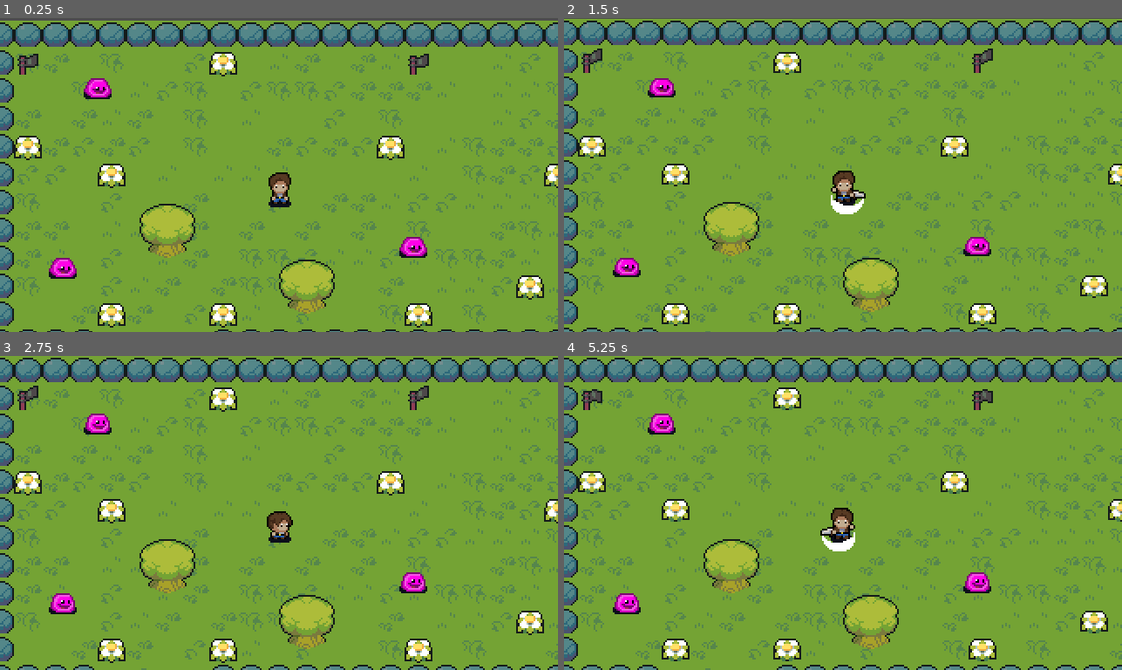
Above: before the commit, frames 1-4 (two rows, left to right).
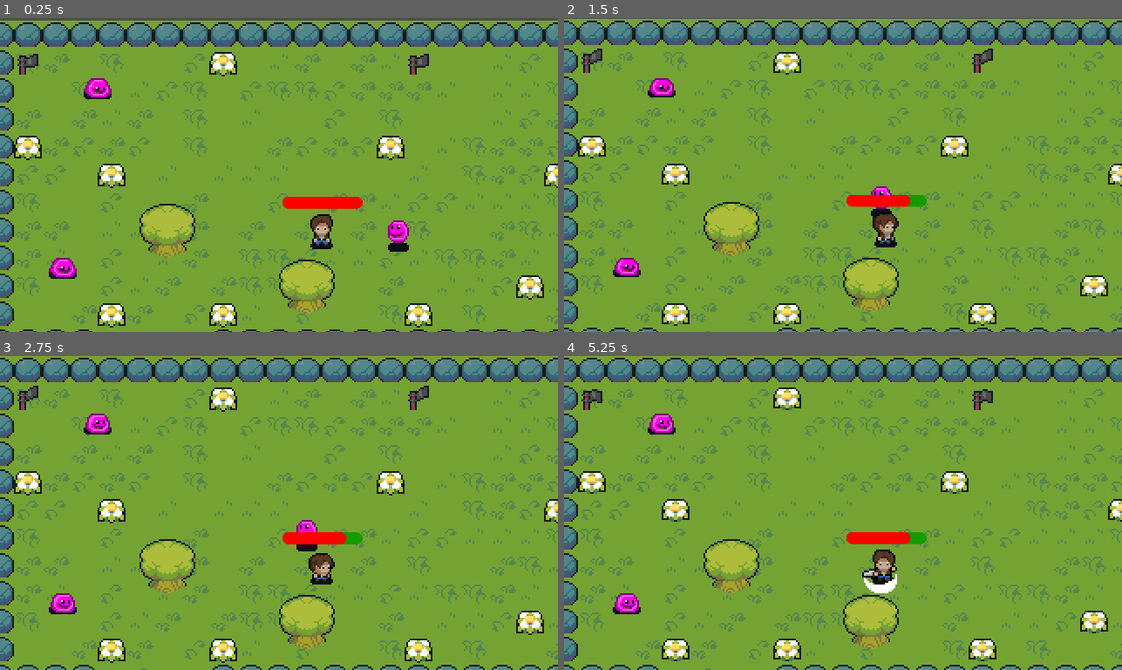
Above: after the commit, the same moments.

Repository: HEITORNERY/Save-the-Village
Game: Godot game, scene res://scenes/world/world.tscn
Same seed, same stepped clock (60 frames per second), same inputs: the game is played once before the commit and once after it.
Inputs:
- Up to frame 1 (0.25 s): no input
- Up to frame 2 (1.5 s): hold D (attack_right) 0.53-1.28 s; hold S (attack_down) from 1.28 s (still down)
- Up to frame 3 (2.75 s): release S (attack_down) at 2.03 s; hold D (attack_right) from 2.03 s (still down)
- Up to frame 4 (5.25 s): release D (attack_right) at 2.78 s; hold W (attack_up) 2.78-3.53 s; hold A (attack_left) 3.53-5.03 s; hold S (attack_down) from 5.03 s (still down)

The runs differ from the first frame. In frame 1, 1.8% of the frame differs, in the area x 48-77%, y 49-77%; in frame 2, 1.9%; in frame 3, 1.7%; in frame 4, 2.0%, in the area x 45-77%, y 48-76%.

Commit message:
Adicionado a barra de vida ao player

Diff:
--- /dev/null
+++ b/scenes/hud/lifebar.tscn
@@ -0,0 +1,24 @@
+[gd_scene load_steps=3 format=3 uid="uid://cbbdu32iyuwqr"]
+
+[sub_resource type="StyleBoxFlat" id="StyleBoxFlat_dsv1j"]
+bg_color = Color(0.0666667, 0.611765, 0, 1)
+corner_radius_top_left = 100
+corner_radius_top_right = 100
+corner_radius_bottom_right = 100
+corner_radius_bottom_left = 100
+
+[sub_resource type="StyleBoxFlat" id="StyleBoxFlat_62cap"]
+bg_color = Color(1, 0, 0, 1)
+corner_radius_top_left = 100
+corner_radius_top_right = 100
+corner_radius_bottom_right = 100
+corner_radius_bottom_left = 100
+
+[node name="Lifebar" type="ProgressBar"]
+offset_right = 184.0
+offset_bottom = 27.0
+theme_override_styles/background = SubResource("StyleBoxFlat_dsv1j")
+theme_override_styles/fill = SubResource("StyleBoxFlat_62cap")
+max_value = 5.0
+step = 1.0
+value = 5.0
--- a/scenes/player/player.tscn
+++ b/scenes/player/player.tscn
@@ -1,7 +1,8 @@
-[gd_scene load_steps=22 format=3 uid="uid://cyuok7e3a1lkd"]
+[gd_scene load_steps=23 format=3 uid="uid://cyuok7e3a1lkd"]
 
 [ext_resource type="Script" path="res://scripts/player/player.gd" id="1_aw6dh"]
 [ext_resource type="Texture2D" uid="uid://xp7oqmoipq5v" path="res://assets3/player.png" id="1_teadb"]
+[ext_resource type="PackedScene" uid="uid://cbbdu32iyuwqr" path="res://scenes/hud/lifebar.tscn" id="3_1sxup"]
 
 [sub_resource type="RectangleShape2D" id="RectangleShape2D_4kynk"]
 size = Vector2(9, 4)
@@ -67,7 +68,7 @@
 "times": PackedFloat32Array(0),
 "transitions": PackedFloat32Array(1),
 "update": 0,
-"values": [Vector2(0, -1)]
+"values": [Vector2(24, 16)]
 }
 
 [sub_resource type="Animation" id="Animation_2h0ts"]
@@ -92,7 +93,7 @@
 tracks/1/interp = 1
 tracks/1/loop_wrap = true
 tracks/1/keys = {
-"times": PackedFloat32Array(0, 0.1, 0.3),
+"times": PackedFloat32Array(0, 0.1, 0.2),
 "transitions": PackedFloat32Array(1, 1, 1),
 "update": 1,
 "values": [true, false, true]
@@ -107,7 +108,7 @@
 "times": PackedFloat32Array(0),
 "transitions": PackedFloat32Array(1),
 "update": 0,
-"values": [Vector2(2, 22)]
+"values": [Vector2(25, 45)]
 }
 
 [sub_resource type="Animation" id="Animation_oxpvb"]
@@ -159,7 +160,7 @@
 "times": PackedFloat32Array(0),
 "transitions": PackedFloat32Array(1),
 "update": 0,
-"values": [Vector2(-11, 14)]
+"values": [Vector2(13, 38)]
 }
 
 [sub_resource type="Animation" id="Animation_7is0r"]
@@ -211,7 +212,7 @@
 "times": PackedFloat32Array(0),
 "transitions": PackedFloat32Array(1),
 "update": 0,
-"values": [Vector2(11, 15)]
+"values": [Vector2(35, 37.5)]
 }
 
 [sub_resource type="Animation" id="Animation_8pq43"]
@@ -224,7 +225,7 @@
 tracks/0/interp = 1
 tracks/0/loop_wrap = true
 tracks/0/keys = {
-"times": PackedFloat32Array(0, 0.1, 0.3),
+"times": PackedFloat32Array(0, 0.1, 0.2),
 "transitions": PackedFloat32Array(1, 1, 1),
 "update": 1,
 "values": [true, false, true]
@@ -251,7 +252,7 @@
 "times": PackedFloat32Array(0),
 "transitions": PackedFloat32Array(1),
 "update": 0,
-"values": [Vector2(0, -1)]
+"values": [Vector2(24, 21)]
 }
 
 [sub_resource type="Animation" id="Animation_qu8mm"]
@@ -565,10 +566,10 @@
 }
 
 [sub_resource type="RectangleShape2D" id="RectangleShape2D_rjbwa"]
-size = Vector2(10, 17)
+size = Vector2(9, 17)
 
 [sub_resource type="RectangleShape2D" id="RectangleShape2D_yiagh"]
-size = Vector2(15, 13.5)
+size = Vector2(15, 15)
 
 [node name="Player" type="CharacterBody2D" groups=["character"]]
 z_index = 1
@@ -578,12 +579,12 @@
 
 [node name="Texture" type="Sprite2D" parent="."]
 texture = ExtResource("1_teadb")
+centered = false
 hframes = 6
 vframes = 10
 
 [node name="Collision" type="CollisionShape2D" parent="."]
-visible = false
-position = Vector2(0.5, 15)
+position = Vector2(24.5, 39)
 shape = SubResource("RectangleShape2D_4kynk")
 
 [node name="Animation" type="AnimationPlayer" parent="."]
@@ -598,7 +599,7 @@
 
 [node name="Collision" type="CollisionShape2D" parent="DamageArea"]
 visible = false
-position = Vector2(0, 8.5)
+position = Vector2(24.5, 32.5)
 shape = SubResource("RectangleShape2D_rjbwa")
 
 [node name="AttackArea" type="Area2D" parent="."]
@@ -606,9 +607,17 @@
 collision_mask = 4
 
 [node name="Collision" type="CollisionShape2D" parent="AttackArea"]
-position = Vector2(0, -1)
+visible = false
+position = Vector2(24, 16)
 shape = SubResource("RectangleShape2D_yiagh")
 disabled = true
+
+[node name="Lifebar" parent="." instance=ExtResource("3_1sxup")]
+offset_left = 2.0
+offset_top = 13.0
+offset_right = 186.0
+offset_bottom = 40.0
+scale = Vector2(0.25, 0.25)
 
 [connection signal="animation_finished" from="Animation" to="." method="_on_animation_animation_finished"]
 [connection signal="body_entered" from="DamageArea" to="." method="_on_damage_area_body_entered"]
--- a/scripts/player/player.gd
+++ b/scripts/player/player.gd
@@ -1,4 +1,6 @@
 extends CharacterBody2D
+
+class_name  player
 
 # CRiar a variável para a velocidade do player
 @export var speed : int = 70
@@ -7,12 +9,11 @@
 @onready var animation : AnimationPlayer = $Animation
 
 # vida do player
-@export var maxHealth : int = 5
-@onready var currentHealth : int = maxHealth
+@export var maxHealth : float = 5.0
+@onready var currentHealth : float = 5.0
 
-# sinal para quando o inimigo causar dano e atualizar os corações
-signal healthChanged
-
+func _ready() -> void:
+	$Lifebar.show_percentage = false
 # Criar uma função para lidar com os inputs
 func handleInput() -> void:
 	var moveDirection = Input.get_vector('ui_left', 'ui_right', 'ui_up', 'ui_down')
@@ -46,6 +47,7 @@
 	animation.play('idle' + direction)
 
 func _physics_process(_delta: float) -> void:
+	$Lifebar.value = maxHealth
 	handleInput()
 	move_and_slide()
 	_attack()
@@ -53,12 +55,11 @@
 	handleCollision()
 	_idle()
 	_dead()
-
+	recovery_health()
 func _on_damage_area_body_entered(body) -> void:
 	if body.is_in_group('enemy'):
 		maxHealth -= body.damage
 		animation.play('hit')
-		healthChanged.emit(currentHealth)
 
 func _dead() -> void:
 	if maxHealth == 0:
@@ -91,3 +92,10 @@
 	for i in get_slide_collision_count():
 		var collision = get_slide_collision(i)
 		var collider = collision.get_collider()
+
+func recovery_health() -> void:
+	if maxHealth < 5:
+		await get_tree().create_timer(16).timeout
+		maxHealth += 1
+	else:
+		maxHealth = currentHealth
Binary file removed: hud/Heart.png
Binary file added: hud/Hearts/PNG/animated/border/heart_animated_1.png
Not shown, added: hud/Hearts/PNG/animated/border/heart_animated_1.png.import
Binary file added: hud/Hearts/PNG/animated/border/heart_animated_2.png
Not shown, added: hud/Hearts/PNG/animated/border/heart_animated_2.png.import
Binary file added: hud/Hearts/PNG/animated/no_border/heart_animated_1.png
Not shown, added: hud/Hearts/PNG/animated/no_border/heart_animated_1.png.import
Binary file added: hud/Hearts/PNG/animated/no_border/heart_animated_2.png
Not shown, added: hud/Hearts/PNG/animated/no_border/heart_animated_2.png.import
Binary file added: hud/Hearts/PNG/basic/background.png
Not shown, added: hud/Hearts/PNG/basic/background.png.import
Binary file added: hud/Hearts/PNG/basic/border.png
(and 8 more such lines)
